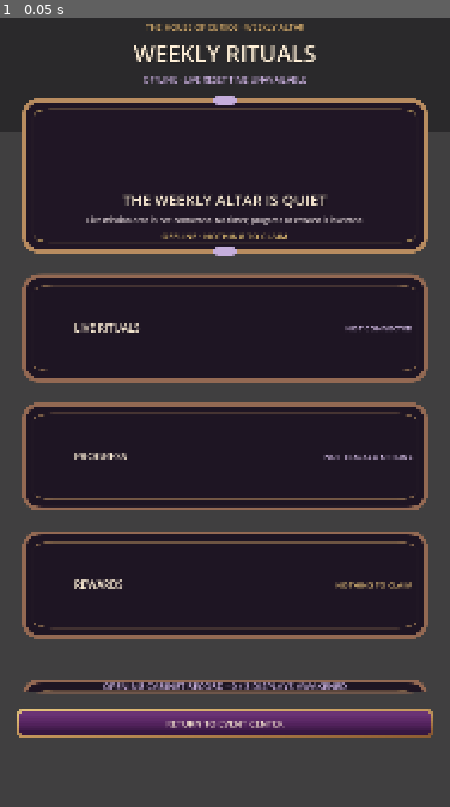
Above: before the commit, frame 1.
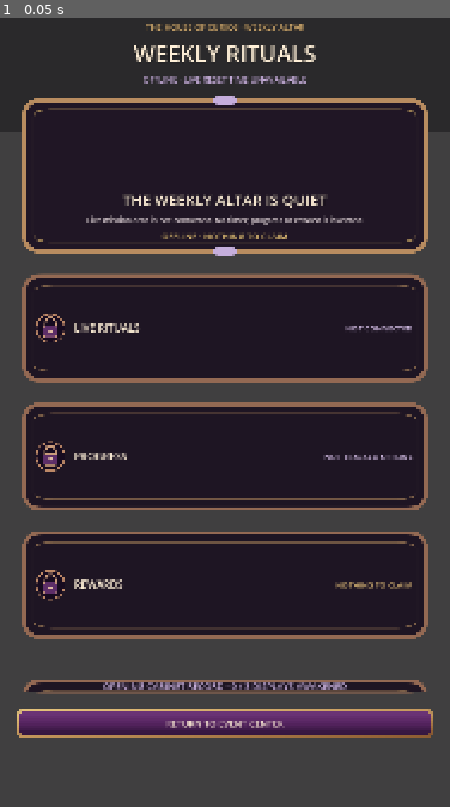
Above: after the commit, the same moment.

Repository: Jay-prodesign/akilta-match3
Game: Godot game, scene res://src/ui/missions/weekly_missions_screen.tscn
Same seed, same stepped clock (60 frames per second), same inputs: the game is played once before the commit and once after it. This scene is started directly instead of the project's main scene.
Inputs:
- Up to frame 1 (0.05 s): no input

The runs differ from the first frame. In frame 1, 0.3% of the frame differs, in the area x 8-15%, y 37-74%.

Commit message:
Bind truthful sealed badges into Weekly Ritual status rows

Diff:
--- a/src/ui/missions/weekly_missions_screen.gd
+++ b/src/ui/missions/weekly_missions_screen.gd
@@ -8,6 +8,7 @@
 const ProductionChrome = preload("res://src/ui/theme/production_chrome.gd")
 
 const WEEKLY_ART_PATH := "res://assets/curios/ch01_curio_moon_cameo_sealed_v01.webp"
+const STATUS_SEAL_PATH := "res://assets/ui/gameplay/booster_sealed_badge_v01.svg"
 
 @onready var world_art: TextureRect = $MissionWorldArt
 @onready var mission_timer: Label = $MissionLayout/MissionTimer
@@ -16,10 +17,13 @@
 @onready var availability: Label = $MissionLayout/MissionEmptyState/EmptyContent/AltarCopy/MissionAvailability
 @onready var truth: Label = $MissionLayout/MissionEmptyState/EmptyContent/AltarCopy/MissionEmptyStateTruth
 @onready var feed_status: PanelContainer = $MissionLayout/MissionStatusStack/FeedStatus
+@onready var feed_icon: TextureRect = $MissionLayout/MissionStatusStack/FeedStatus/Content/SealIcon
 @onready var feed_state: Label = $MissionLayout/MissionStatusStack/FeedStatus/Content/State
 @onready var progress_status: PanelContainer = $MissionLayout/MissionStatusStack/ProgressStatus
+@onready var progress_icon: TextureRect = $MissionLayout/MissionStatusStack/ProgressStatus/Content/SealIcon
 @onready var progress_state: Label = $MissionLayout/MissionStatusStack/ProgressStatus/Content/State
 @onready var reward_status: PanelContainer = $MissionLayout/MissionStatusStack/RewardStatus
+@onready var reward_icon: TextureRect = $MissionLayout/MissionStatusStack/RewardStatus/Content/SealIcon
 @onready var reward_state: Label = $MissionLayout/MissionStatusStack/RewardStatus/Content/State
 @onready var stage_spacer: Control = $MissionLayout/WorldStageSpacer
 @onready var opening_record: Label = $MissionLayout/MissionOpeningRecord
@@ -31,6 +35,11 @@
 	ProductionChrome.apply_compact_panel(feed_status, "weekly_feed_status")
 	ProductionChrome.apply_compact_panel(progress_status, "weekly_progress_status")
 	ProductionChrome.apply_compact_panel(reward_status, "weekly_reward_status")
+	var status_seal := PieceAssetLoader.ornament(STATUS_SEAL_PATH)
+	for icon in [feed_icon, progress_icon, reward_icon]:
+		if icon != null:
+			icon.texture = status_seal
+			icon.set_meta("asset_path", STATUS_SEAL_PATH)
 	ProductionChrome.apply_action_button(return_events, "primary", "weekly_events_return")
 	ProductionChrome.apply_action_button(return_house, "utility", "weekly_house_return")
 	var record_style := ProductionChrome.compact_panel()
@@ -66,6 +75,7 @@
 	var status_rows := [feed_status, progress_status, reward_status]
 	var status_stack_dense := status_rows.all(func(row): return row != null and row.custom_minimum_size.y >= 110.0 and row.get_theme_stylebox("panel") is StyleBoxTexture)
 	var truthful_status_copy := feed_state.text == "NOT CONNECTED" and progress_state.text == "NOT TRACKED OFFLINE" and reward_state.text == "NOTHING TO CLAIM"
+	var status_icons_loaded := [feed_icon, progress_icon, reward_icon].all(func(icon): return icon != null and icon.texture != null and String(icon.get_meta("asset_path", "")) == STATUS_SEAL_PATH)
 	var intentional_stage := stage_spacer != null and stage_spacer.size_flags_vertical != Control.SIZE_EXPAND_FILL and stage_spacer.custom_minimum_size.y <= 40.0 and ($MissionLayout as VBoxContainer).offset_bottom <= -150.0
 	var footer_record := opening_record.get_theme_stylebox("normal") is StyleBoxTexture and String(opening_record.get_meta("production_chrome_kind", "")) == "compact_weekly_record" and String(opening_record.get_meta("stage_role", "")) == "anchored_footer_status"
 	var world_visible := ($WorldShade as ColorRect).color.a <= 0.20 and ($HeaderShade as ColorRect).color.a <= 0.38
@@ -82,6 +92,7 @@
 		"asset_backed_altar_chrome": empty_state != null and empty_state.get_theme_stylebox("panel") is StyleBoxTexture and String(empty_state.get_meta("production_chrome_kind", "")) == "secondary_weekly_altar",
 		"asset_backed_status_rows": status_stack_dense,
 		"truthful_status_rows": truthful_status_copy,
+		"sealed_status_icons": status_icons_loaded,
 		"header_readability_scrim": ($HeaderShade as ColorRect) != null and ($HeaderShade as ColorRect).color.a >= 0.34,
 		"sealed_offline_art": String(reward_art.get_meta("asset_path", "")).contains("_sealed_"),
 		"production_return_actions": return_actions,
@@ -91,6 +102,6 @@
 		"intentional_world_stage": intentional_stage,
 		"asset_backed_opening_record": footer_record,
 		"world_art_not_overdimmed": world_visible,
-		"visual_parity_gate_v2": altar_compact and status_stack_dense and truthful_status_copy and intentional_stage and footer_record and world_visible and return_actions,
-		"visual_parity_gate_v3": altar_compact and status_stack_dense and truthful_status_copy and intentional_stage and footer_record and world_visible and return_actions,
+		"visual_parity_gate_v2": altar_compact and status_stack_dense and truthful_status_copy and status_icons_loaded and intentional_stage and footer_record and world_visible and return_actions,
+		"visual_parity_gate_v3": altar_compact and status_stack_dense and truthful_status_copy and status_icons_loaded and intentional_stage and footer_record and world_visible and return_actions,
 	}
